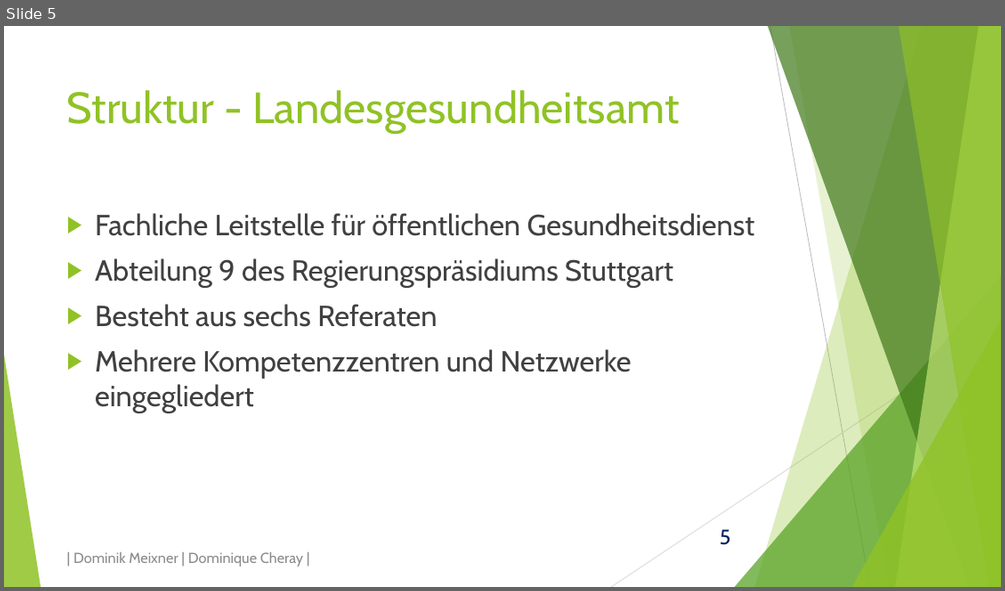
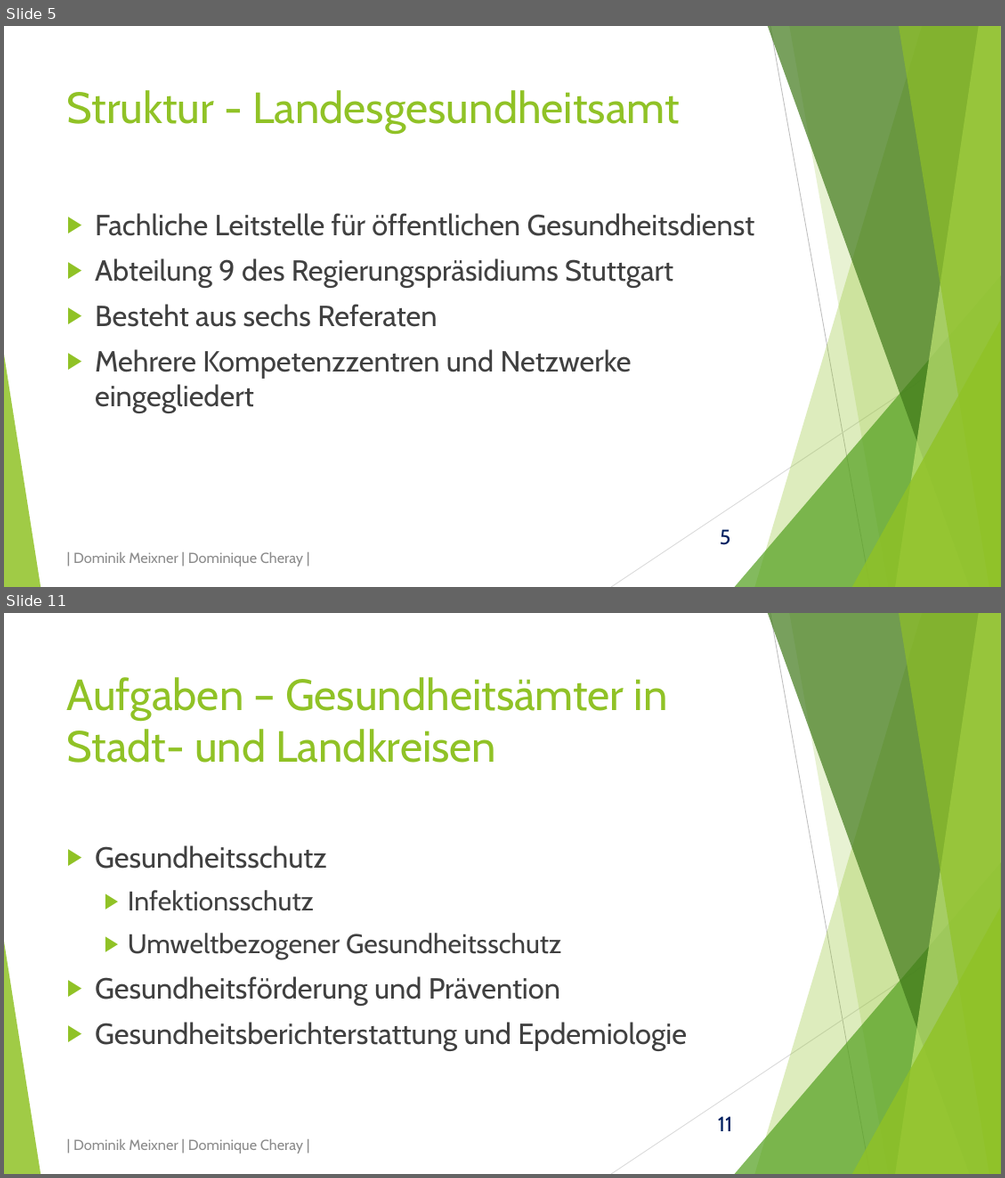
Before and after one commit to domeix/BlaBla, a slide deck: GesundheitsamtPraes.pptx. Shown one above the other, each under a label of ours: slide 5 before the commit, slides 5 and 11 after it; the slides between them are not shown. The pictures are 1005x591 and 1005x1178 pixels, drawn with LibreOffice and Linux fonts; fonts in the diff are those of the drawing. Boxes give left, top, right and bottom in pixels: in the first picture for what was removed or moved away, otherwise in the second. Text is boxed around its words. In the diff, an @@ line names an element or a change of style, - is before the commit and + after.

Commit message:
Und noch mehr Präsentation
Aufgaben der Ämter zugefügt. Und jetzt mach ich Pause und geh was essen.
:)

```diff
--- a/GesundheitsamtPraes.pptx
+++ b/GesundheitsamtPraes.pptx
@@ slide 11 added at (4,613,1001,1174), background #FFFFFF; not listed: 11 template elements that a slide beside it also shows @@
@@ title added at (67,677,668,763), 42 pt, text #90C226 @@
+Aufgaben – Gesundheitsämter in Stadt- und Landkreisen
@@ text added at (95,845,687,1051), 28 pt, text #404040 @@
+▶ Gesundheitsschutz
+  ▶ Infektionsschutz
+  ▶ Umweltbezogener Gesundheitsschutz
+▶ Gesundheitsförderung und Prävention
+▶ Gesundheitsberichterstattung und Epdemiologie
@@ text added at (73,1139,303,1153), 14 pt, text #8C8C8C @@
+| Dominik Meixner | Dominique Cheray |
```
Also in this commit, not shown: 4 slides changed, 3 other slides added.
